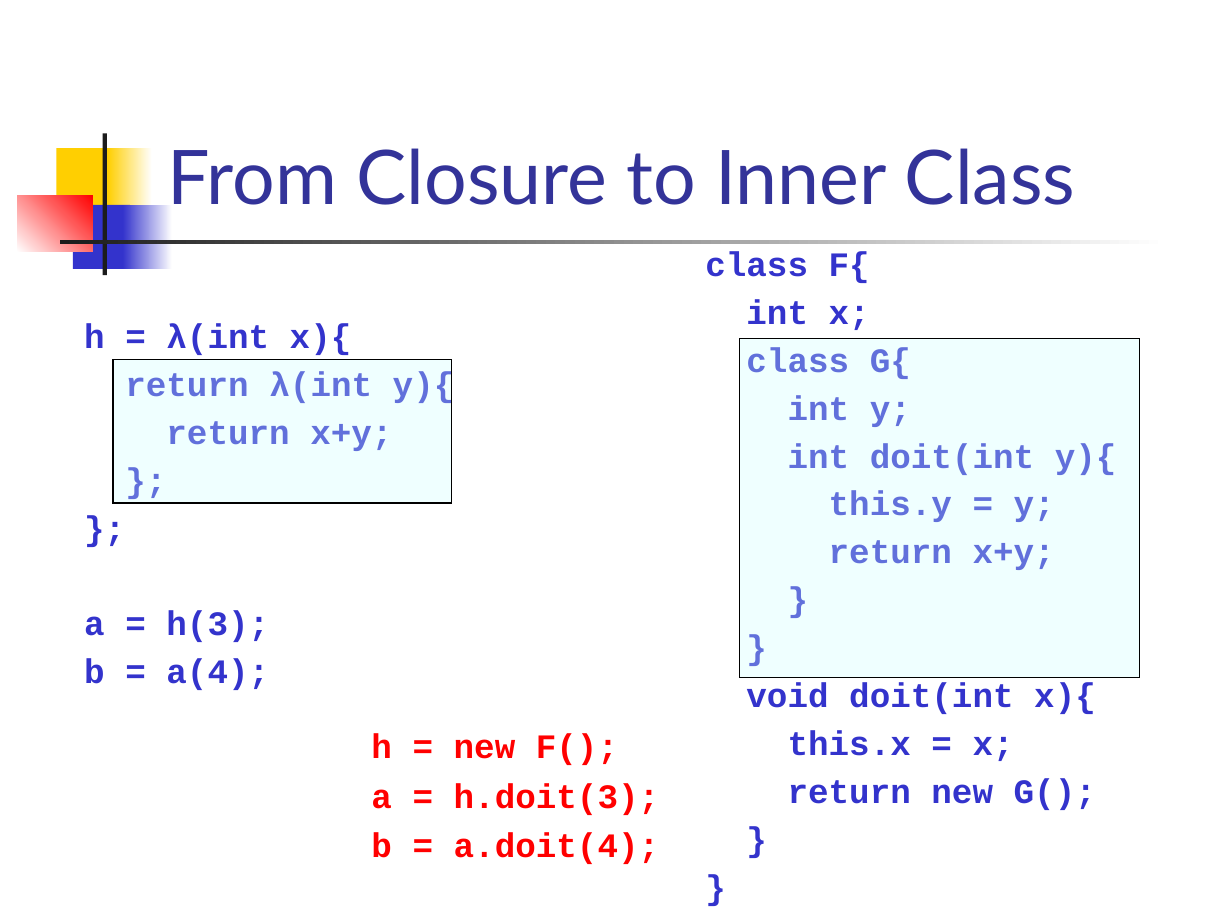
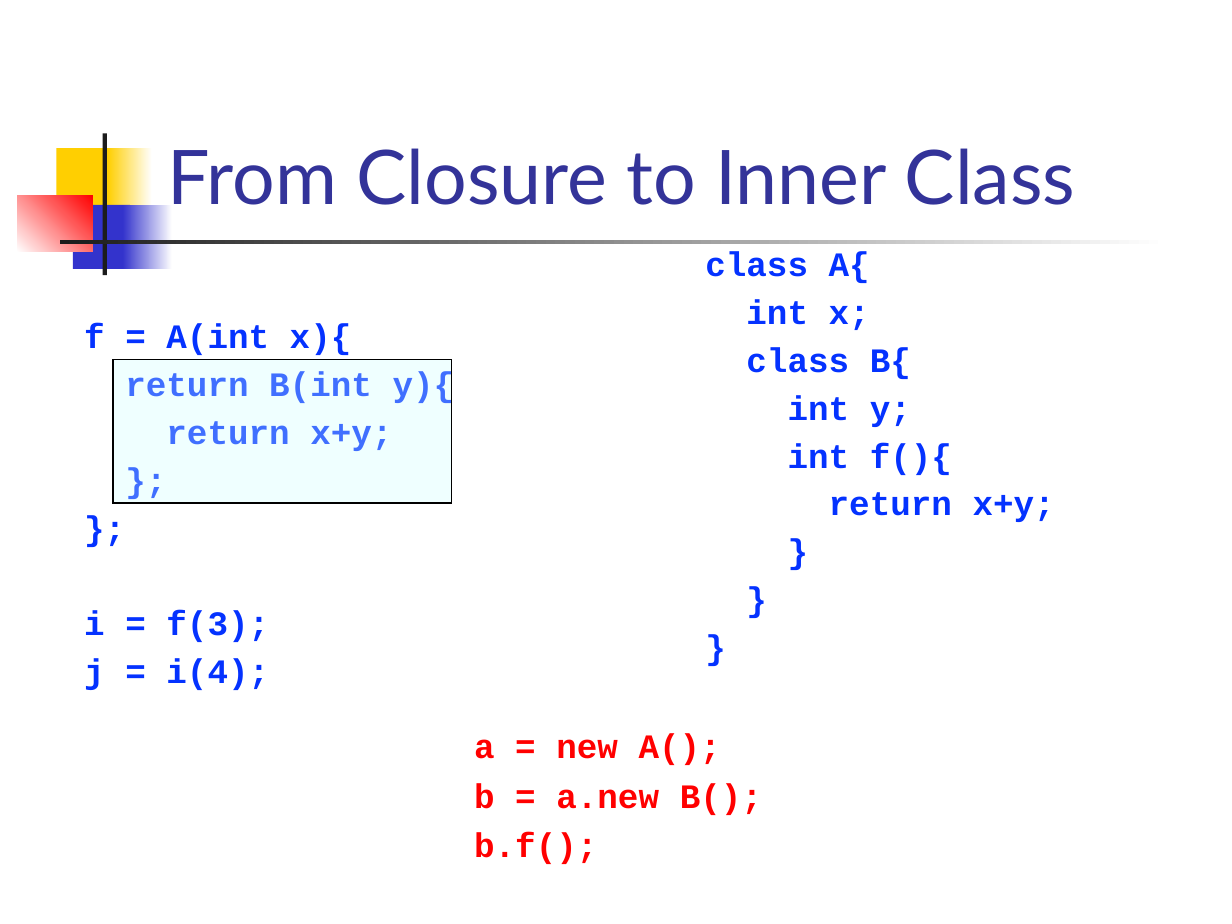
Before and after one commit to csslab-ustc/csslab-ustc.github.io, a slide deck: slide 39 of courses/compiler/slides/lec20-ir-closure.pptx. Drawn at 1232x924 pixels with LibreOffice and Linux fonts; fonts in the diff are those of the drawing. Boxes give left, top, right and bottom in pixels: in the first picture for what was removed or moved away, otherwise in the second. Text is boxed around its words. In the diff, an @@ line names an element or a change of style, - is before the commit and + after.

```diff
--- a/courses/compiler/slides/lec20-ir-closure.pptx
+++ b/courses/compiler/slides/lec20-ir-closure.pptx
@@ text at (705,251,1055,522): paragraph removed @@
-}
@@ text at (705,251,870,283): text changed; text colour #3333CC to #0432FF @@
-class F{
+class A{
@@ text at (746,299,1055,522): text colour #3333CC to #0432FF in "int x;", "int y;", "return x+y;", "}" and 2 more places; indent changed @@
@@ text at (84,323,455,406): text changed; text colour #3333CC to #0432FF @@
-h = λ(int x){
-return λ(int y){
+f = A(int x){
+return B(int y){
@@ rectangle removed at (739,339,1140,678) @@
@@ text at (746,347,911,379): text changed; text colour #3333CC to #0432FF @@
-class G{
+class B{
@@ text at (166,421,392,451): text colour #3333CC to #0432FF in "return x+y;", "};", "};"; indent changed @@
@@ text at (788,443,952,475): text changed; text colour #3333CC to #0432FF @@
-int doit(int y){
-this.y = y;
+int f(){
@@ text at (84,610,269,690): text changed; text colour #3333CC to #0432FF @@
-a = h(3);
-b = a(4);
+i = f(3);
+j = i(4);
@@ text at (746,682,1096,810): paragraphs removed @@
-void doit(int x){
-this.x = x;
-return new G();
@@ text at (474,733,762,864): text changed @@
-h = new F();
-a = h.doit(3);
-b = a.doit(4);
+a = new A();
+b = a.new B();
+b.f();
```
Also in this commit, not shown: 20 other slides changed, 1 slide added, 1 slide removed.
